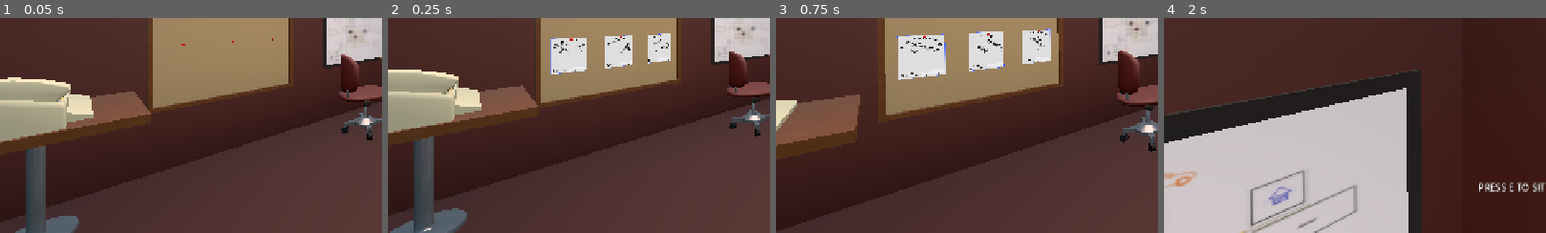
Above: before the commit, frames 1-4 (left to right).
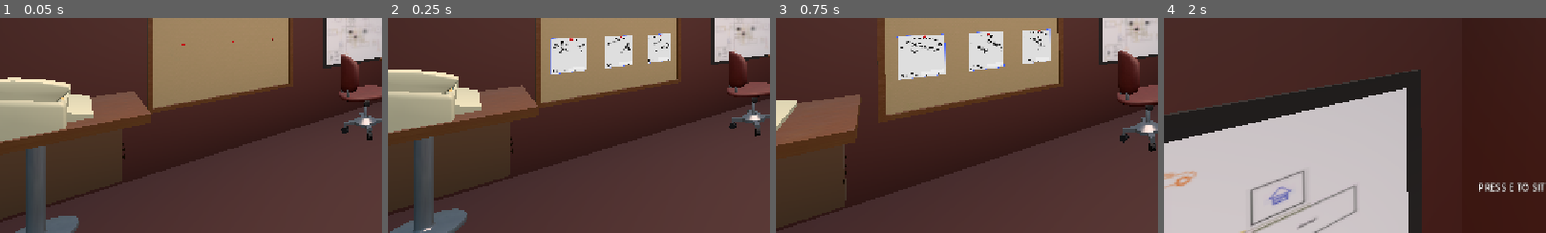
Above: after the commit, the same moments.

Repository: Ciph3rzer0/brackeys-2026.2-trust-no-one
Game: Godot game, scene res://scenes/city.tscn
The game is run twice, just before and just after one commit, with the same random seed, the same clock (stepped at 60 frames per second) and the same inputs. Sound files missing from this copy of the repository are replaced by a short silence.
Inputs (mouse positions are % of the whole screen's width and height, from its top left):
- Up to frame 1 (0.05 s): no input
- Up to frame 2 (0.25 s): no input
- Up to frame 3 (0.75 s): tap Enter at 0.5 s; move the mouse to (49, 52) at 0.52 s; hold W (pc_forward) from 0.53 s (still down); hold E (pc_interact) from 0.53 s (still down); click (49, 52) at 0.67 s
- Up to frame 4 (2 s): keep holding W (pc_forward); tap Space at 0.77, 1.52 s; move the mouse to (57, 51) at 1.27 s; release E (pc_interact) at 1.28 s; tap E (pc_interact) at 1.35 s; click (57, 51) at 1.42 s
The pictures show only the part of the screen within x 0-50%, y 50-100%; the shares and areas given below are measured in that part.

The runs differ from the first frame. In frame 1, less than 0.1% of the frame differs, in the area x 32-33%, y 58-66%; in frame 2, less than 0.1%; in frame 3, 0.1%, in the area x 17-19%, y 58-85%; in frame 4, nothing differs.

Commit message:
added trashbin

Diff:
--- a/scenes/office.tscn
+++ b/scenes/office.tscn
@@ -31,6 +31,7 @@
 [ext_resource type="PackedScene" uid="uid://dsj80p2uy7o80" path="res://scenes/wallmap.tscn" id="29_g1ciw"]
 [ext_resource type="PackedScene" uid="uid://h7j1mnigu56t" path="res://ui/town_rules_menu.tscn" id="32_rules_menu"]
 [ext_resource type="Script" uid="uid://djv3qbfbp73ge" path="res://scripts/rules_switch.gd" id="33_rules_switch"]
+[ext_resource type="PackedScene" path="res://scenes/report_trash_bin.tscn" id="34_report_bin"]
 
 [sub_resource type="StandardMaterial3D" id="StandardMaterial3D_jp1e5"]
 albedo_color = Color(0.22503361, 0.600545, 0.5632237, 1)
@@ -236,6 +237,9 @@
 [node name="FaxMachine" parent="work area" unique_id=1658198781 instance=ExtResource("4_07d2k")]
 transform = Transform3D(-4.678254e-08, 0, 1.0702598, 0, 1.0702598, 0, -1.0702598, 0, -4.678254e-08, 0.11891624, -0.5900414, 0.17210045)
 
+[node name="ReportTrashBin" parent="work area" instance=ExtResource("34_report_bin")]
+position = Vector3(1.05, -0.5, 0.2)
+
 [node name="coffeeCup" parent="work area" unique_id=2141730045 instance=ExtResource("16_gnmmx")]
 transform = Transform3D(0.36970007, 0, 0.6403394, 0, 0.7394002, 0, -0.6403394, 0, 0.36970007, -1.0748136, 0.63390625, 5.0525484)
 
--- /dev/null
+++ b/scenes/report_trash_bin.tscn
@@ -0,0 +1,129 @@
+[gd_scene load_steps=8 format=3]
+
+[ext_resource type="Script" path="res://scripts/report_trash_bin.gd" id="1_bin_script"]
+
+[sub_resource type="StandardMaterial3D" id="StandardMaterial3D_cardboard"]
+albedo_color = Color(0.38, 0.245, 0.12, 1)
+roughness = 0.92
+
+[sub_resource type="BoxMesh" id="BoxMesh_bottom"]
+material = SubResource("StandardMaterial3D_cardboard")
+size = Vector3(0.9, 0.08, 1.1)
+
+[sub_resource type="BoxMesh" id="BoxMesh_side"]
+material = SubResource("StandardMaterial3D_cardboard")
+size = Vector3(0.08, 0.65, 1.1)
+
+[sub_resource type="BoxMesh" id="BoxMesh_end"]
+material = SubResource("StandardMaterial3D_cardboard")
+size = Vector3(0.82, 0.65, 0.08)
+
+[sub_resource type="BoxShape3D" id="BoxShape3D_bottom"]
+size = Vector3(0.9, 0.08, 1.1)
+
+[sub_resource type="BoxShape3D" id="BoxShape3D_side"]
+size = Vector3(0.08, 0.65, 1.1)
+
+[sub_resource type="BoxShape3D" id="BoxShape3D_end"]
+size = Vector3(0.82, 0.65, 0.08)
+
+[node name="ReportTrashBin" type="StaticBody3D" groups=["Interactable"]]
+script = ExtResource("1_bin_script")
+holder_label = "trash bin"
+
+[node name="Bottom" type="MeshInstance3D" parent="."]
+position = Vector3(0, 0.04, 0)
+mesh = SubResource("BoxMesh_bottom")
+
+[node name="LeftWall" type="MeshInstance3D" parent="."]
+position = Vector3(-0.41, 0.325, 0)
+mesh = SubResource("BoxMesh_side")
+
+[node name="RightWall" type="MeshInstance3D" parent="."]
+position = Vector3(0.41, 0.325, 0)
+mesh = SubResource("BoxMesh_side")
+
+[node name="FrontWall" type="MeshInstance3D" parent="."]
+position = Vector3(0, 0.325, 0.51)
+mesh = SubResource("BoxMesh_end")
+
+[node name="BackWall" type="MeshInstance3D" parent="."]
+position = Vector3(0, 0.325, -0.51)
+mesh = SubResource("BoxMesh_end")
+
+[node name="BottomCollision" type="CollisionShape3D" parent="."]
+position = Vector3(0, 0.04, 0)
+shape = SubResource("BoxShape3D_bottom")
+
+[node name="LeftWallCollision" type="CollisionShape3D" parent="."]
+position = Vector3(-0.41, 0.325, 0)
+shape = SubResource("BoxShape3D_side")
+
+[node name="RightWallCollision" type="CollisionShape3D" parent="."]
+position = Vector3(0.41, 0.325, 0)
+shape = SubResource("BoxShape3D_side")
+
+[node name="FrontWallCollision" type="CollisionShape3D" parent="."]
+position = Vector3(0, 0.325, 0.51)
+shape = SubResource("BoxShape3D_end")
+
+[node name="BackWallCollision" type="CollisionShape3D" parent="."]
+position = Vector3(0, 0.325, -0.51)
+shape = SubResource("BoxShape3D_end")
+
+[node name="Label3D" type="Label3D" parent="."]
+position = Vector3(0, 0.36, 0.555)
+modulate = Color(0.08, 0.055, 0.025, 1)
+text = "REPORT BIN"
+font_size = 48
+outline_size = 0
+
+[node name="Slots" type="Node3D" parent="."]
+
+[node name="ReportSlot01" type="Node3D" parent="Slots"]
+position = Vector3(0, 0.12, 0)
+rotation = Vector3(-1.5707963, 0, 0)
+
+[node name="ReportSlot02" type="Node3D" parent="Slots"]
+position = Vector3(0, 0.143, 0)
+rotation = Vector3(-1.5707963, 0, 0)
+
+[node name="ReportSlot03" type="Node3D" parent="Slots"]
+position = Vector3(0, 0.166, 0)
+rotation = Vector3(-1.5707963, 0, 0)
+
+[node name="ReportSlot04" type="Node3D" parent="Slots"]
+position = Vector3(0, 0.189, 0)
+rotation = Vector3(-1.5707963, 0, 0)
+
+[node name="ReportSlot05" type="Node3D" parent="Slots"]
+position = Vector3(0, 0.212, 0)
+rotation = Vector3(-1.5707963, 0, 0)
+
+[node name="ReportSlot06" type="Node3D" parent="Slots"]
+position = Vector3(0, 0.235, 0)
+rotation = Vector3(-1.5707963, 0, 0)
+
+[node name="ReportSlot07" type="Node3D" parent="Slots"]
+position = Vector3(0, 0.258, 0)
+rotation = Vector3(-1.5707963, 0, 0)
+
+[node name="ReportSlot08" type="Node3D" parent="Slots"]
+position = Vector3(0, 0.281, 0)
+rotation = Vector3(-1.5707963, 0, 0)
+
+[node name="ReportSlot09" type="Node3D" parent="Slots"]
+position = Vector3(0, 0.304, 0)
+rotation = Vector3(-1.5707963, 0, 0)
+
+[node name="ReportSlot10" type="Node3D" parent="Slots"]
+position = Vector3(0, 0.327, 0)
+rotation = Vector3(-1.5707963, 0, 0)
+
+[node name="ReportSlot11" type="Node3D" parent="Slots"]
+position = Vector3(0, 0.35, 0)
+rotation = Vector3(-1.5707963, 0, 0)
+
+[node name="ReportSlot12" type="Node3D" parent="Slots"]
+position = Vector3(0, 0.373, 0)
+rotation = Vector3(-1.5707963, 0, 0)
--- a/scripts/database/database.gd
+++ b/scripts/database/database.gd
@@ -25,3 +25,15 @@
 func load_from_csv():
 	var sightings = CSVHelper.load_all_data()
 	vehicle_sightings = sightings
+
+
+func has_vehicle_plate(plate: String) -> bool:
+	var normalized_plate := plate.strip_edges().to_upper()
+	if normalized_plate.is_empty():
+		return false
+
+	for sighting in vehicle_sightings:
+		if sighting.vehicle_plate.strip_edges().to_upper() == normalized_plate:
+			return true
+
+	return false
--- a/scripts/fax_machine.gd
+++ b/scripts/fax_machine.gd
@@ -2,14 +2,18 @@
 
 func get_interaction_text(player: Player) -> String:
 	if player and player.has_held_report():
+		var rejection_reason := player.get_fax_rejection_reason()
+		if !rejection_reason.is_empty():
+			return rejection_reason
 		return "press e to fax report"
-	return "press e to interact"
+	return "fax completed reports here"
 
 func interact(player: Player = null) -> void:
 	if !player:
 		player = GameManager.player
 
-	if player and player.fax_held_report():
+	if player and player.has_held_report():
+		player.fax_held_report()
 		return
 
 	print("interacted with fax")
--- a/scripts/player.gd
+++ b/scripts/player.gd
@@ -170,6 +170,22 @@
 func has_held_report() -> bool:
 	return held_report != null
 
+
+func get_fax_rejection_reason() -> String:
+	if !held_report:
+		return "no report is ready to fax"
+
+	var submitted_plate := held_report.get_plate_entry().strip_edges().to_upper()
+	if submitted_plate.is_empty():
+		return "enter a license plate on the report before faxing"
+	if GameManager.database == null:
+		return "the vehicle database is unavailable"
+	if !GameManager.database.has_vehicle_plate(submitted_plate):
+		return "license plate not found in the database"
+
+	return ""
+
+
 func pick_up_report(report: CrimeReport3D) -> bool:
 	if held_report or !report:
 		return false
@@ -198,9 +214,14 @@
 	if !held_report:
 		return false
 
+	var rejection_reason := get_fax_rejection_reason()
+	if !rejection_reason.is_empty():
+		print("fax rejected: ", rejection_reason)
+		return false
+
 	var report := held_report
 	var quest := report.quest
-	var submitted_plate := report.get_plate_entry()
+	var submitted_plate := report.get_plate_entry().strip_edges().to_upper()
 	held_report = null
 	print("report faxed: ", report.get_report_title())
 	QuestSystem.submit_plate_to_quest(quest, submitted_plate)
--- /dev/null
+++ b/scripts/report_trash_bin.gd
@@ -0,0 +1,5 @@
+extends ReportHolder3D
+
+
+func get_interaction_text(_player: Player) -> String:
+	return "press e to place report in trash bin"
Not shown, added: scripts/report_trash_bin.gd.uid
